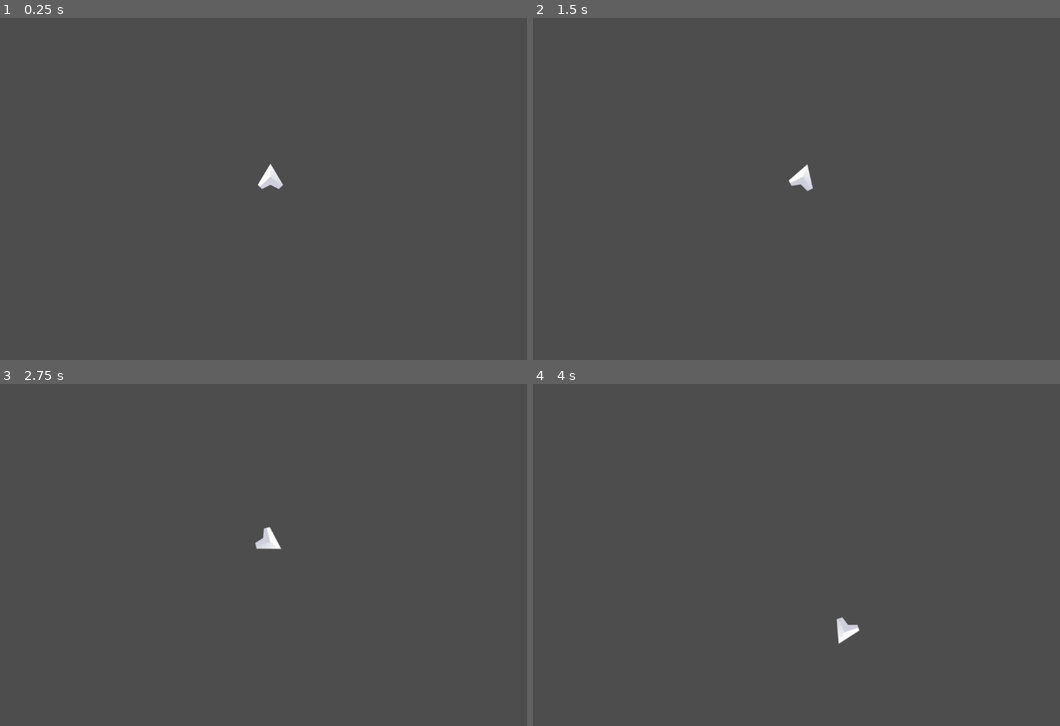
Above: before the commit, frames 1-4 (two rows, left to right).
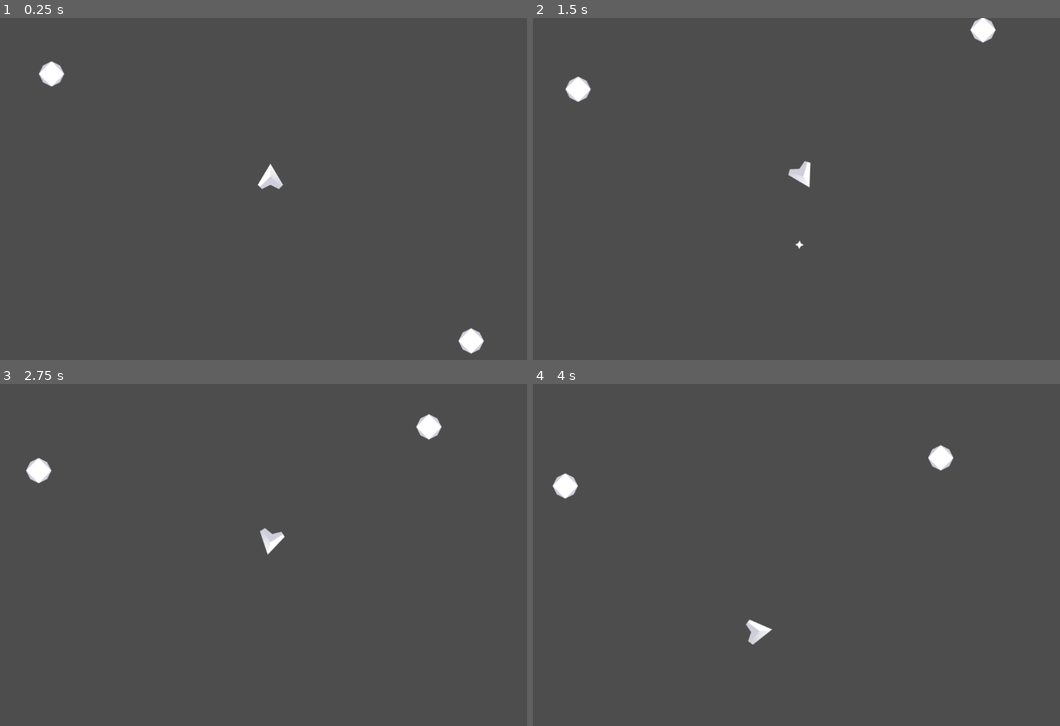
Above: after the commit, the same moments.

Repository: Joshuamom/Space-Shooter
Game: Godot game, scene res://game.tscn
Two runs of this game, one before a commit and one after it. Both use one fixed random seed, a clock stepped at 60 frames per second and the inputs below.
Inputs:
- Up to frame 1 (0.25 s): no input
- Up to frame 2 (1.5 s): hold D (Right) 0.53-1.28 s; tap Space (Shoot) at 0.6, 1.35 s; hold A (Left) from 1.28 s (still down)
- Up to frame 3 (2.75 s): release A (Left) at 2.03 s; hold D (Right) from 2.03 s (still down); tap Space (Shoot) at 2.1 s
- Up to frame 4 (4 s): release D (Right) at 2.78 s; hold W (Forward) 2.78-3.53 s; tap Space (Shoot) at 2.85, 3.6 s; hold A (Left) from 3.53 s (still down)

The runs differ from the first frame. In frame 1, 0.5% of the frame differs, in the area x 7-92%, y 12-99%; in frame 2, 0.7%; in frame 3, 0.7%; in frame 4, 0.9%, in the area x 3-80%, y 17-77%.

Commit message:
pt2 Complete

Diff:
--- /dev/null
+++ b/Player/bullet.gd
@@ -0,0 +1,22 @@
+extends Area2D
+
+var speed = 10.0
+var damage = 1.0
+var velocity = Vector2.ZERO
+
+# Called when the node enters the scene tree for the first time.
+func _ready():
+	velocity = Vector2(0,-speed).rotated(rotation)
+
+
+# Called every frame. 'delta' is the elapsed time since the previous frame.
+func _physics_process(_delta):
+	position = position + velocity
+
+
+func _on_body_entered(_body):
+	queue_free()
+
+
+func _on_timer_timeout():
+	queue_free()
--- /dev/null
+++ b/Player/bullet.tscn
@@ -0,0 +1,24 @@
+[gd_scene load_steps=4 format=3 uid="uid://s38c21l0k6wp"]
+
+[ext_resource type="Script" path="res://Player/bullet.gd" id="1_le52x"]
+[ext_resource type="Texture2D" uid="uid://ij1ufvi3pf7l" path="res://assets/Bullet.png" id="2_k2r3g"]
+
+[sub_resource type="CircleShape2D" id="CircleShape2D_3rpnx"]
+radius = 12.0
+
+[node name="bullet" type="Area2D"]
+script = ExtResource("1_le52x")
+
+[node name="Sprite2D" type="Sprite2D" parent="."]
+texture = ExtResource("2_k2r3g")
+
+[node name="CollisionShape2D" type="CollisionShape2D" parent="."]
+shape = SubResource("CircleShape2D_3rpnx")
+
+[node name="Timer" type="Timer" parent="."]
+wait_time = 2.0
+one_shot = true
+autostart = true
+
+[connection signal="body_entered" from="." to="." method="_on_body_entered"]
+[connection signal="timeout" from="Timer" to="." method="_on_timer_timeout"]
--- a/Player/player.gd
+++ b/Player/player.gd
@@ -2,17 +2,34 @@
 
 var speed = 5
 var Max_s = 400
-var rotate_s = 0.2
+var rotate_s = 0.08
+var nose = Vector2(0,-60)
+var Bullet = load("res://Player/bullet.tscn")
 
-func _physics_process(delta):
+func get_input():
+	var to_return = Vector2.ZERO
+	$Exhaust.hide()
+	if Input.is_action_pressed("Forward"):
+		to_return += Vector2(0,-1)
+		$Exhaust.show()
 	if Input.is_action_pressed("Left"):
 		rotation -= rotate_s
 	if Input.is_action_pressed("Right"):
 		rotation += rotate_s
-	if Input.is_action_pressed("Forward"):
-		velocity += Vector2(0,-speed).rotated(rotation)
+	return to_return.rotated(rotation)
 
-	position.x = wrap(position.x, 0, 1152)
-	position.y = wrap(position.y, 0, 648)
+func _physics_process(_delta):
+	velocity += get_input()*speed
 	velocity = velocity.normalized() * clamp(velocity.length(), 0, Max_s)
+	position.x = wrapf(position.x, 0.0, 1152.0)
+	position.y = wrapf(position.y, 0.0, 648.0)
 	move_and_slide()
+
+	if Input.is_action_just_pressed("Shoot"):
+		var bullet = Bullet.instantiate()
+		bullet.position = position + nose.rotated(rotation)
+		bullet.rotation = rotation
+
+		var Effects = get_node_or_null("/root/game/Effects")
+		if Effects != null:
+			Effects.add_child(bullet)
--- /dev/null
+++ b/Player/player.tscn
@@ -0,0 +1,20 @@
+[gd_scene load_steps=4 format=3 uid="uid://cdctd6bbna7k8"]
+
+[ext_resource type="Script" path="res://Player/player.gd" id="1_jji2o"]
+[ext_resource type="Texture2D" uid="uid://d2ui0tx2wfoqx" path="res://assets/Exhaust.png" id="2_fplwe"]
+[ext_resource type="Texture2D" uid="uid://bdj6vhfggtebn" path="res://assets/Player.png" id="3_ja4qd"]
+
+[node name="player" type="CharacterBody2D"]
+position = Vector2(512, 300)
+script = ExtResource("1_jji2o")
+metadata/_edit_group_ = true
+
+[node name="Exhaust" type="Sprite2D" parent="."]
+position = Vector2(0, 50)
+texture = ExtResource("2_fplwe")
+
+[node name="Sprite2D" type="Sprite2D" parent="."]
+texture = ExtResource("3_ja4qd")
+
+[node name="CollisionPolygon2D" type="CollisionPolygon2D" parent="."]
+polygon = PackedVector2Array(5, -25.2, 5, -22.5, 28.3, 17, 27.2, 19, 25.9, 19, 17.9, 28, 13.6, 28, -0.700001, 21.7, -19, 29, -19, 25.9, -28, 17.9, -28, 14.4, -3, -25.6, -3, -29.2)
--- /dev/null
+++ b/asteroid/asteroid.gd
@@ -0,0 +1,12 @@
+extends CharacterBody2D
+
+var initial_s = 100.0
+
+func _ready():
+	velocity = Vector2(0, initial_s*randf()).rotated(2*PI*randf())
+
+
+func _physics_process(_delta):
+	move_and_slide()
+	position.x = wrapf(position.x,0,1152)
+	position.y = wrapf(position.y,0,648)
--- /dev/null
+++ b/asteroid/asteroid.tscn
@@ -0,0 +1,13 @@
+[gd_scene load_steps=3 format=3 uid="uid://v6jrarrftptj"]
+
+[ext_resource type="Script" path="res://asteroid/asteroid.gd" id="1_4yk0b"]
+[ext_resource type="Texture2D" uid="uid://dla75o7ewlb20" path="res://assets/Meteor.png" id="2_u1moh"]
+
+[node name="asteroid" type="CharacterBody2D"]
+script = ExtResource("1_4yk0b")
+
+[node name="Sprite2D" type="Sprite2D" parent="."]
+texture = ExtResource("2_u1moh")
+
+[node name="CollisionPolygon2D" type="CollisionPolygon2D" parent="."]
+polygon = PackedVector2Array(21, -17.3, 21, -14.3, 29.1, 4, 26.3, 4, 20.3, 18, 18.6, 18, 2.6, 28, -2.5, 28, -21, 17.1, -21, 14.3, -29.1, -4, -26.2, -4, -17.2, -21, -14.5, -21, -4, -26.2, -4, -29.2)
--- a/game.tscn
+++ b/game.tscn
@@ -1,17 +1,18 @@
 [gd_scene load_steps=3 format=3 uid="uid://sphin7ikejnt"]
 
-[ext_resource type="Texture2D" uid="uid://bdj6vhfggtebn" path="res://assets/Player.png" id="1_ruejk"]
-[ext_resource type="Script" path="res://Player/player.gd" id="1_ssduc"]
+[ext_resource type="PackedScene" uid="uid://cdctd6bbna7k8" path="res://Player/player.tscn" id="1_mlj1t"]
+[ext_resource type="PackedScene" uid="uid://v6jrarrftptj" path="res://asteroid/asteroid.tscn" id="2_5f5j4"]
 
 [node name="game" type="Node2D"]
 
-[node name="player" type="CharacterBody2D" parent="."]
-position = Vector2(512, 300)
-script = ExtResource("1_ssduc")
-metadata/_edit_group_ = true
+[node name="player" parent="." instance=ExtResource("1_mlj1t")]
 
-[node name="Sprite2D" type="Sprite2D" parent="player"]
-texture = ExtResource("1_ruejk")
+[node name="asteroid_container" type="Node2D" parent="."]
 
-[node name="CollisionPolygon2D" type="CollisionPolygon2D" parent="player"]
-polygon = PackedVector2Array(5, -25.2, 5, -22.5, 28.3, 17, 27.2, 19, 25.9, 19, 17.9, 28, 13.6, 28, -0.700001, 21.7, -19, 29, -19, 25.9, -28, 17.9, -28, 14.4, -3, -25.6, -3, -29.2)
+[node name="asteroid" parent="asteroid_container" instance=ExtResource("2_5f5j4")]
+position = Vector2(100, 100)
+
+[node name="asteroid2" parent="asteroid_container" instance=ExtResource("2_5f5j4")]
+position = Vector2(900, 600)
+
+[node name="Effects" type="Node2D" parent="."]
--- a/global.gd
+++ b/global.gd
@@ -1,6 +1,10 @@
 extends Node
 
 
-func _process(delta):
+func _ready():
+	randomize()
+
+
+func _process(_delta):
 	if Input.is_action_pressed("menu"):
 		get_tree().quit()
